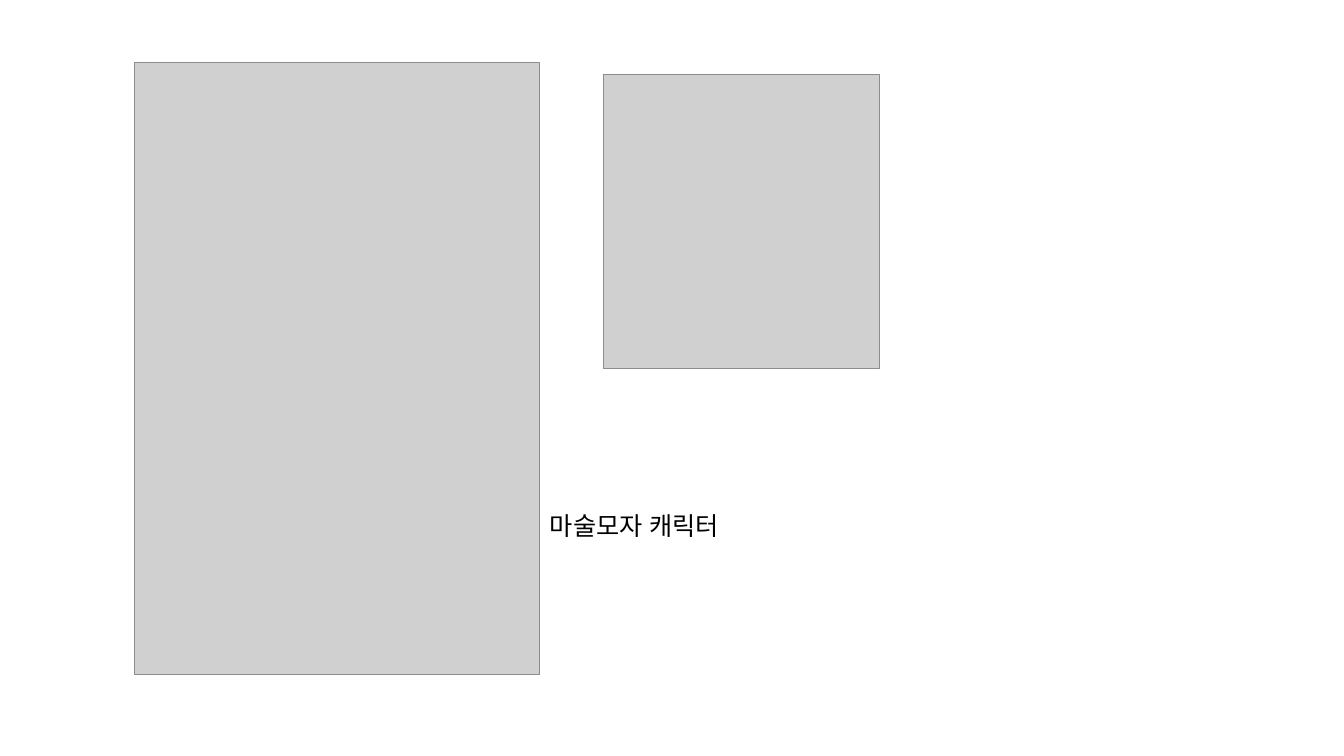
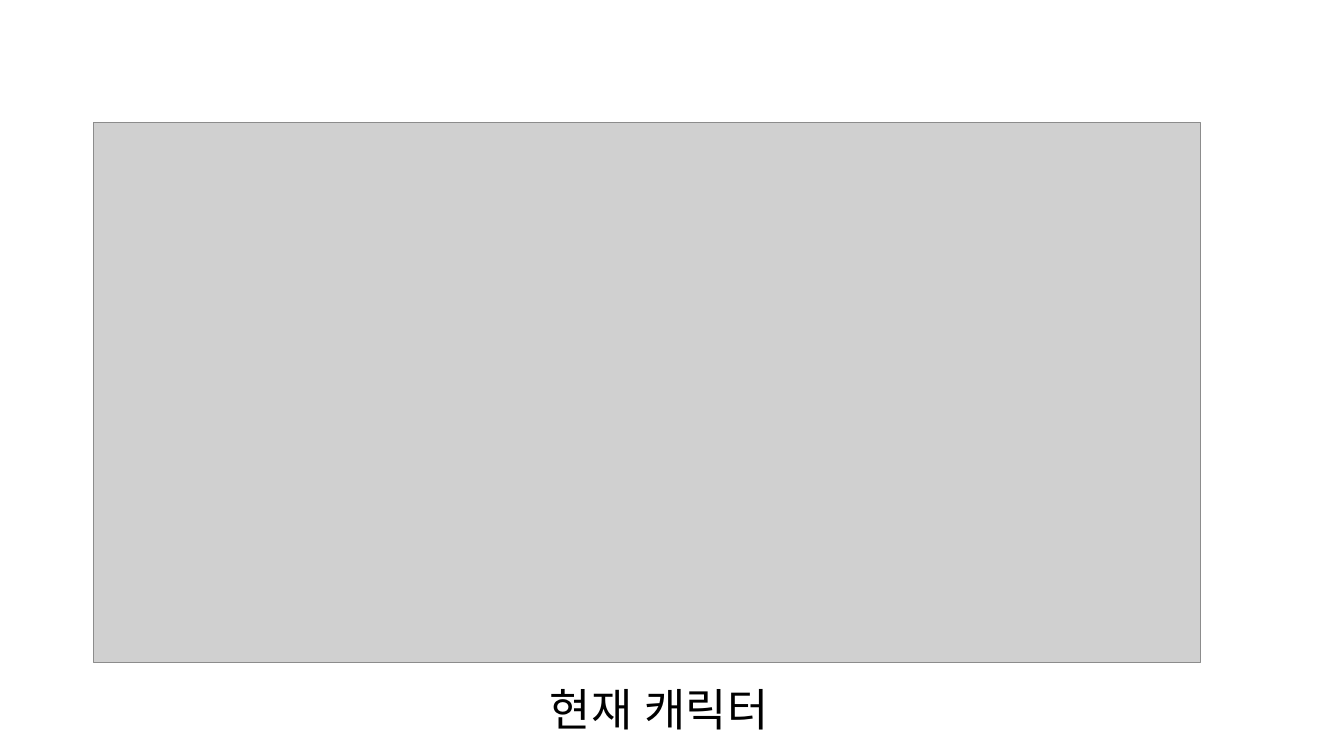
Before and after one commit to Pacman18/Plan, a slide deck: slide 2 of 캐릭터시리즈.pptx. Drawn at 1344x756 pixels with LibreOffice and Linux fonts; fonts in the diff are those of the drawing; grey boxes stand for pictures. Boxes give left, top, right and bottom in pixels: in the first picture for what was removed or moved away, otherwise in the second. Text is boxed around its words. In the diff, an @@ line names an element or a change of style, - is before the commit and + after.

```diff
--- a/캐릭터시리즈.pptx
+++ b/캐릭터시리즈.pptx
@@ picture removed at (134,63,539,675) @@
@@ picture removed at (603,75,879,369) @@
@@ picture added at (94,122,1201,662) @@
@@ text at (550,689,769,730): text changed; size 18 to 32 pt @@
-마술모자 캐릭터
+현재 캐릭터
```
Also in this commit, not shown: 1 other slide changed, 5 slides added, 1 slide removed.
